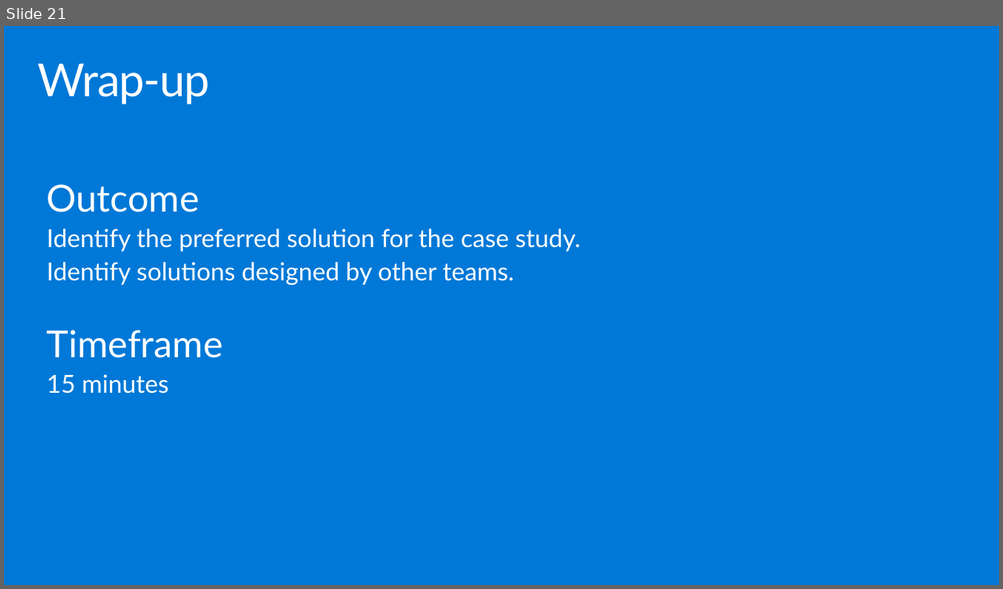
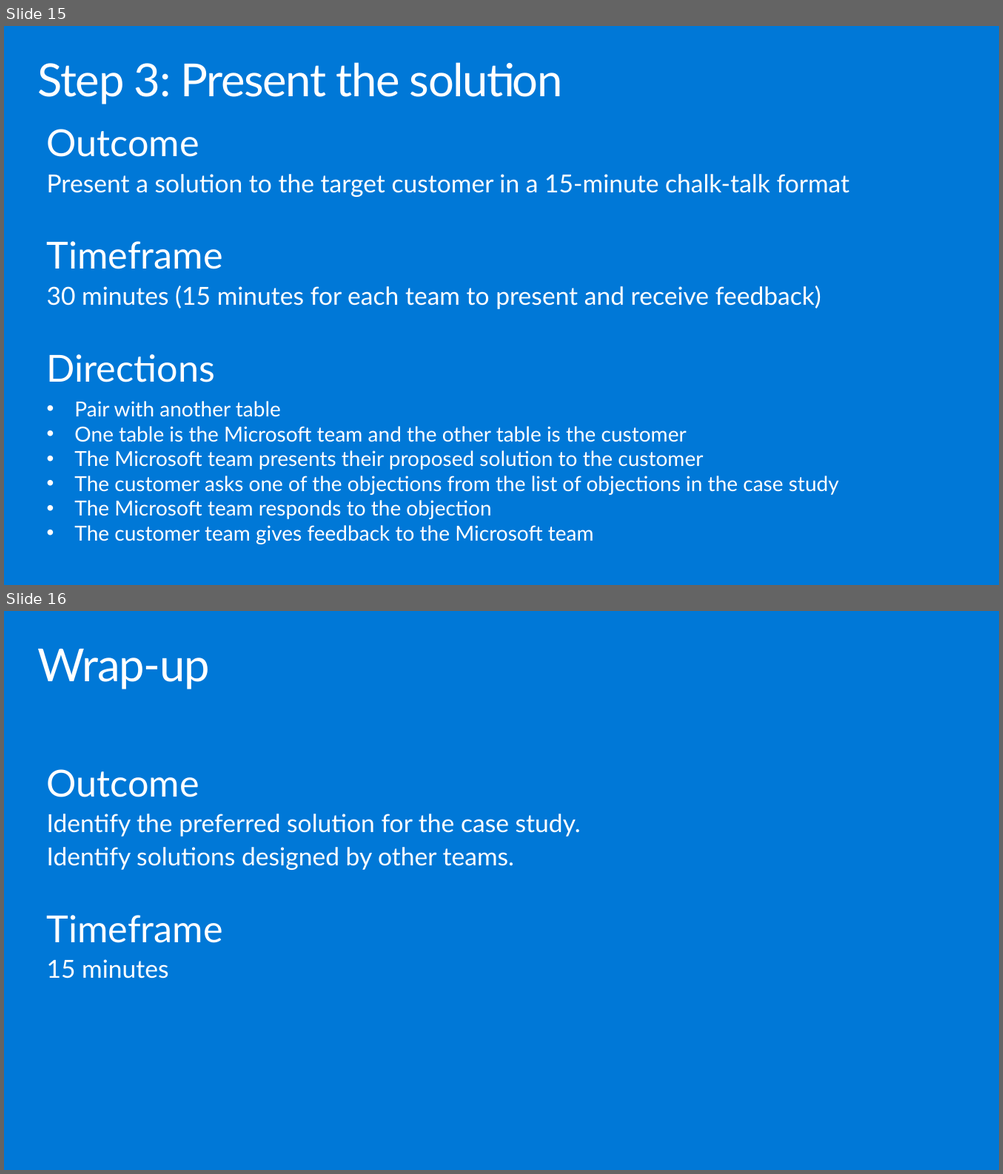
Before and after one commit to joelhulen/MCW-Azure-Synapse-Analytics-end-to-end-solution, a slide deck: Whiteboard design session/WDS trainer presentation - Azure Synapse Analytics end-to-end solution.pptx. Shown one above the other, each under a label of ours: slide 21 before the commit, slides 15 and 16 after it. The pictures are 1003x589 and 1003x1174 pixels, drawn with LibreOffice and Linux fonts; fonts in the diff are those of the drawing. Boxes give left, top, right and bottom in pixels: in the first picture for what was removed or moved away, otherwise in the second. Text is boxed around its words. In the diff, an @@ line names an element or a change of style, - is before the commit and + after.

```diff
--- a/Whiteboard design session/WDS trainer presentation - Azure Synapse Analytics end-to-end solution.pptx
+++ b/Whiteboard design session/WDS trainer presentation - Azure Synapse Analytics end-to-end solution.pptx
@@ slide 15 added at (x1=4, y1=26, x2=999, y2=585), background #0078D7 @@
@@ title added at (x1=38, y1=62, x2=563, y2=104), 44 pt, text #FFFFFF @@
+Step 3: Present the solution
@@ text added at (x1=47, y1=129, x2=850, y2=545), 20 pt, text #FFFFFF @@
+Outcome
+Present a solution to the target customer in a 15-minute chalk-talk format
+Timeframe
+30 minutes (15 minutes for each team to present and receive feedback)
+Directions
+• Pair with another table
+• One table is the Microsoft team and the other table is the customer
+• The Microsoft team presents their proposed solution to the customer
+• The customer asks one of the objections from the list of objections in the case study
+• The Microsoft team responds to the objection
+• The customer team gives feedback to the Microsoft team
@@ what was slide 21 is now slide 16 @@
```
Also in this commit, not shown: 2 slides changed, 13 slides removed, 2 other files.
